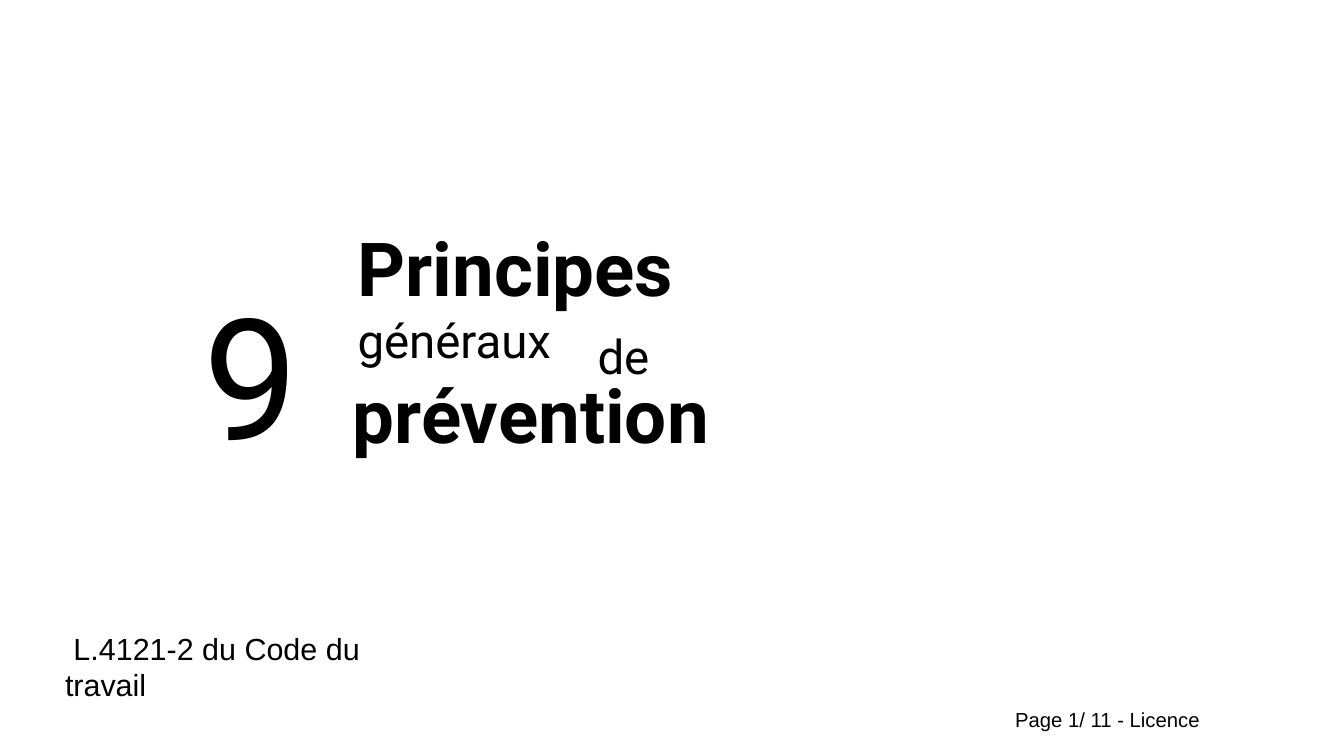
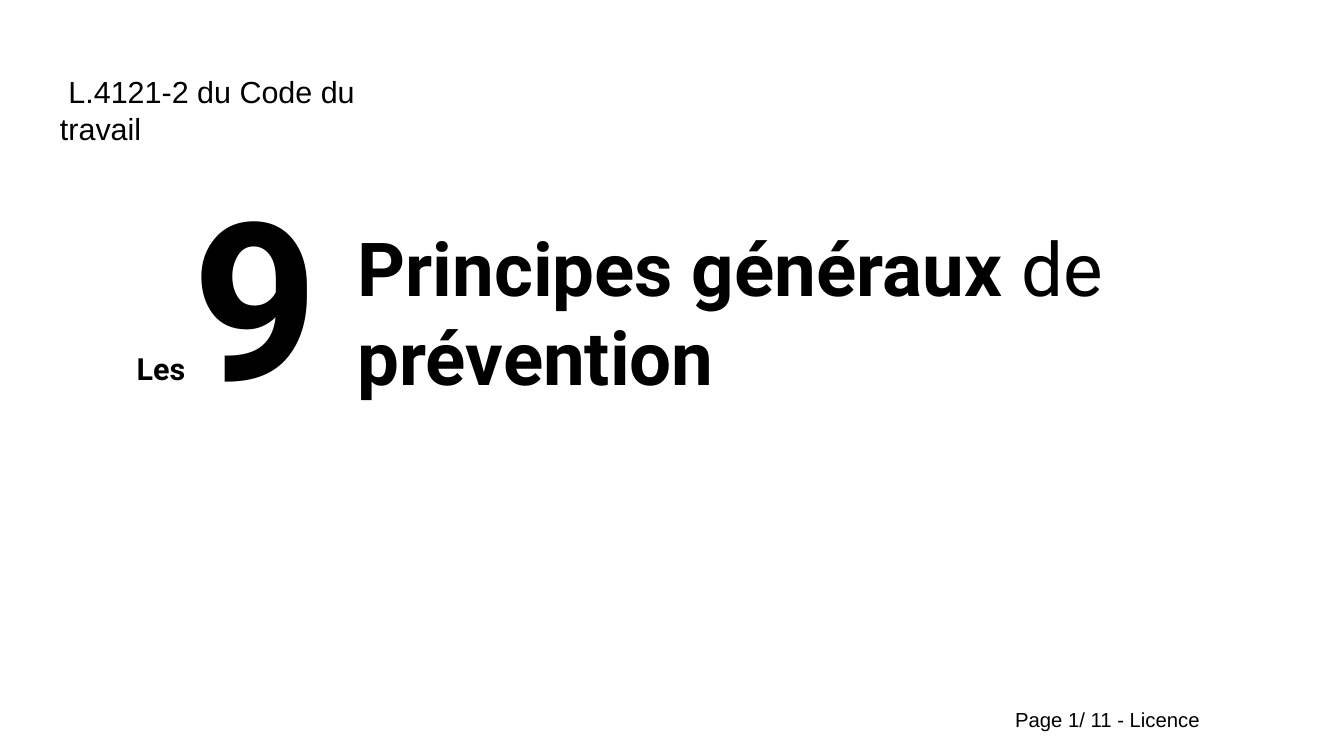
Before and after one commit to Evarisk/bibliotheque-media-risque, a slide deck: slide 1 of causerie/prevention/9_principes_prevention/causerie_9_principes_prevention.odp. Drawn at 1344x756 pixels with LibreOffice and Linux fonts; fonts in the diff are those of the drawing; background and template pictures are left out. Boxes give left, top, right and bottom in pixels: in the first picture for what was removed or moved away, otherwise in the second. Text is boxed around its words. In the diff, an @@ line names an element or a change of style, - is before the commit and + after.

Commit message:
Update causerie_9_principes_prevention.odp
-Mise à jour du modèle de l'odt et du contenu

```diff
--- a/causerie/prevention/9_principes_prevention/causerie_9_principes_prevention.odp
+++ b/causerie/prevention/9_principes_prevention/causerie_9_principes_prevention.odp
@@ text "L.4121-2 du Code du travail": place and size @@
-text "L.4121-2 du Code du travail" at [65, 638, 360, 697]
+text "L.4121-2 du Code du travail" at [60, 81, 355, 141]
@@ text at [137, 221, 319, 382]: text changed; size 100 to 18 pt; bold on @@
-9
+Les 9
@@ text at [358, 240, 1103, 400]: text changed @@
-Principes généraux
+Principes généraux de prévention
@@ text removed at [598, 338, 650, 375] @@
-de
@@ text removed at [353, 374, 709, 458] @@
-prévention
```
Also in this commit, not shown: 9 other slides changed, 1 slide added, 1 slide removed.
